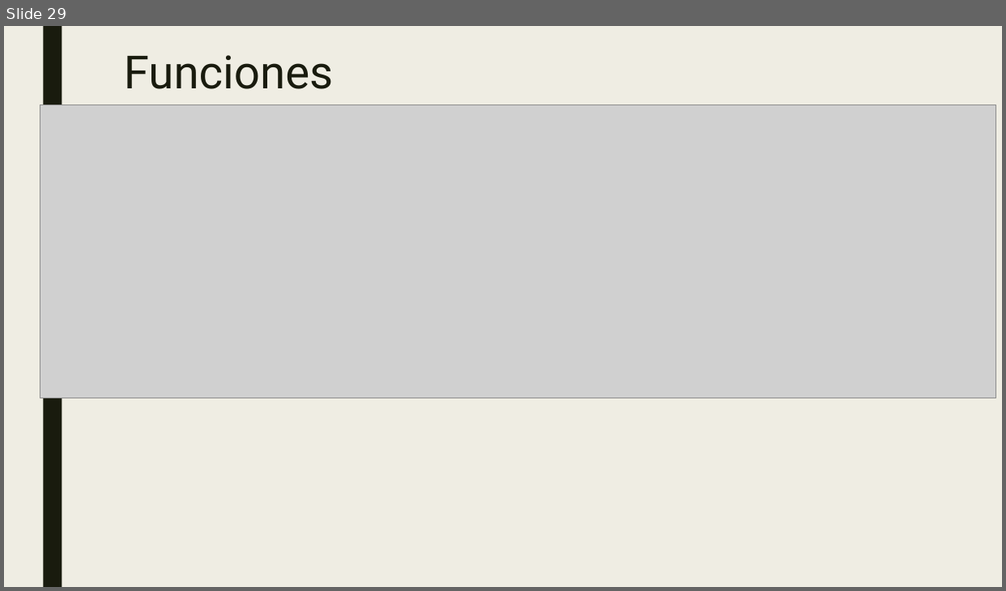
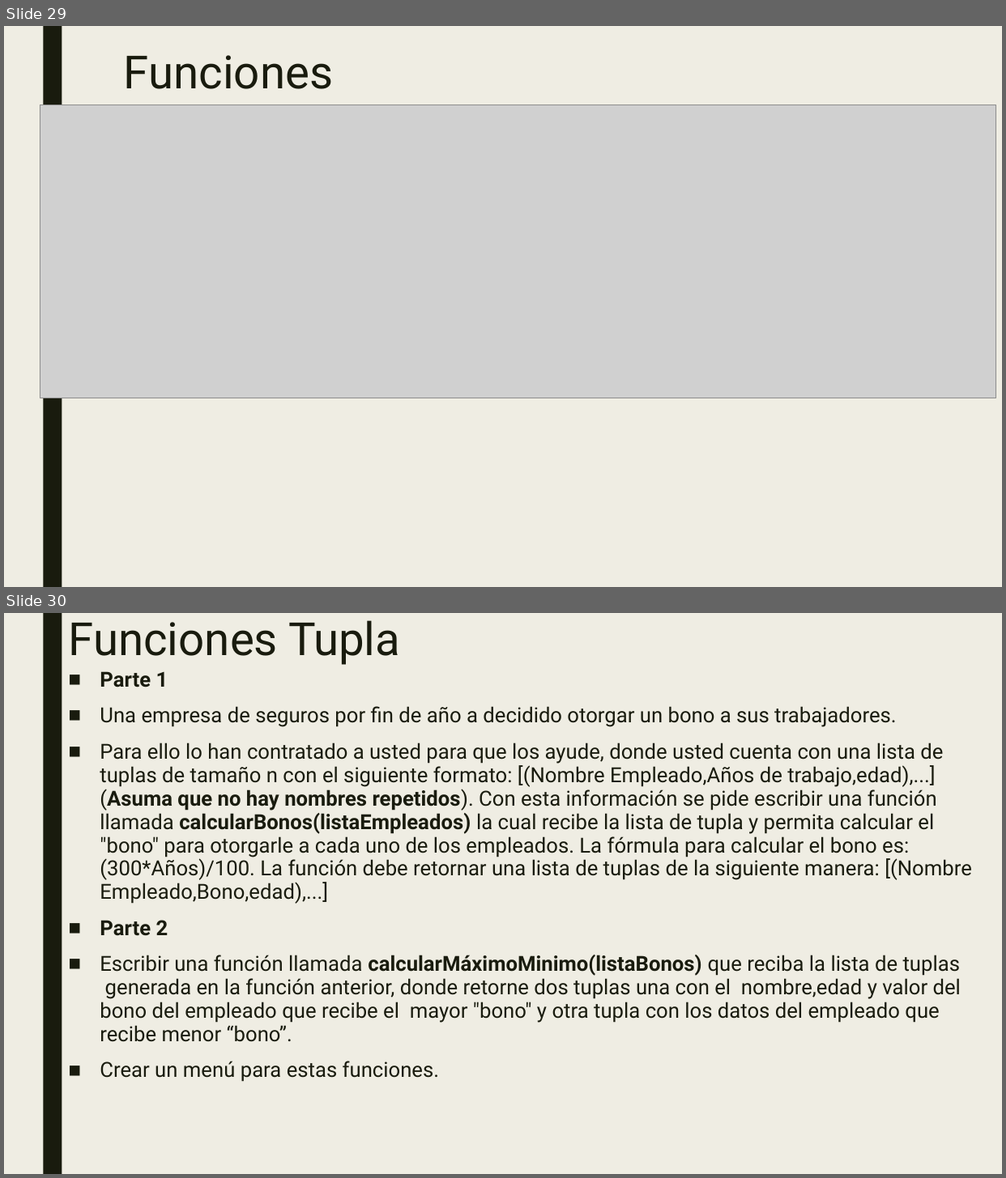
Before and after one commit to Scrainer/Ayudantias-F.Programacion, a slide deck: Ejercicios/Ejercicios.pptx. Shown one above the other, each under a label of ours: slide 29 before the commit, slides 29 and 30 after it. The pictures are 1006x591 and 1006x1178 pixels, drawn with LibreOffice and Linux fonts; fonts in the diff are those of the drawing; grey boxes stand for pictures. Boxes give left, top, right and bottom in pixels: in the first picture for what was removed or moved away, otherwise in the second. Text is boxed around its words. In the diff, an @@ line names an element or a change of style, - is before the commit and + after.

```diff
--- a/Ejercicios/Ejercicios.pptx
+++ b/Ejercicios/Ejercicios.pptx
@@ slide 30 added at box(4, 613, 1002, 1174), background #EFEDE3; not listed: 1 template element that a slide beside it also shows @@
@@ title added at box(69, 620, 400, 665), 44 pt, text #191B0E @@
+Funciones Tupla
@@ text added at box(100, 671, 972, 1082), 20 pt, text #191B0E @@
+■ Parte 1
+■ Una empresa de seguros por fin de año a decidido otorgar un bono a sus trabajadores.
+■ Para ello lo han contratado a usted para que los ayude, donde usted cuenta con una lista de tuplas de tamaño n con el siguiente formato: [(Nombre Empleado,Años de trabajo,edad),...] (Asuma que no hay nombres repetidos). Con esta información se pide escribir una función llamada calcularBonos(listaEmpleados) la cual recibe la lista de tupla y permita calcular el "bono" para otorgarle a cada uno de los empleados. La fórmula para calcular el bono es: (300*Años)/100. La función debe retornar una lista de tuplas de la siguiente manera: [(Nombre Empleado,Bono,edad),...]
+■ Parte 2
+■ Escribir una función llamada calcularMáximoMinimo(listaBonos) que reciba la lista de tuplas generada en la función anterior, donde retorne dos tuplas una con el nombre,edad y valor del bono del empleado que recibe el mayor "bono" y otra tupla con los datos del empleado que recibe menor “bono”.
+■ Crear un menú para estas funciones.
```
Also in this commit, not shown: 1 slide removed, 1 other file.
